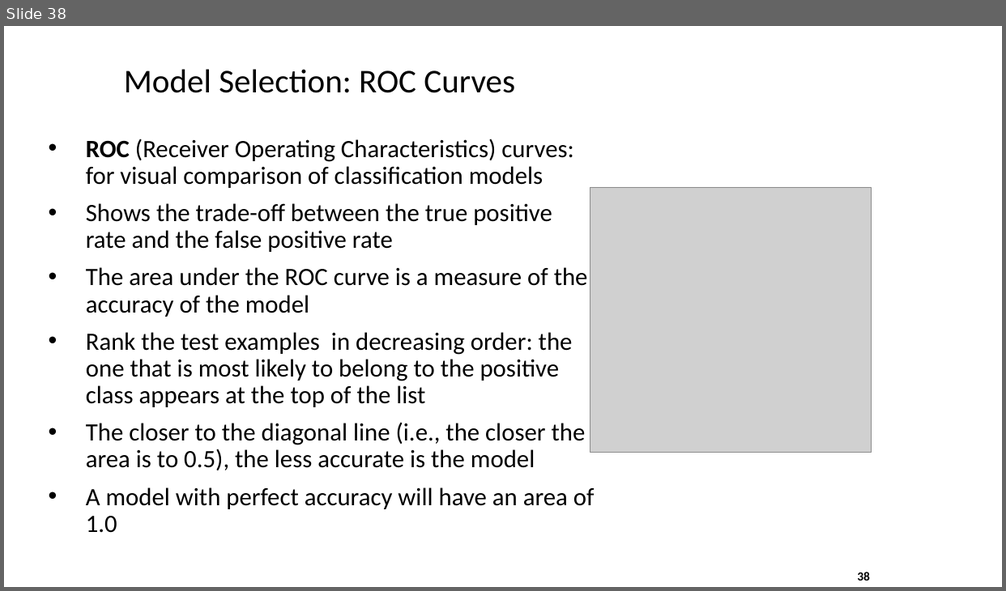
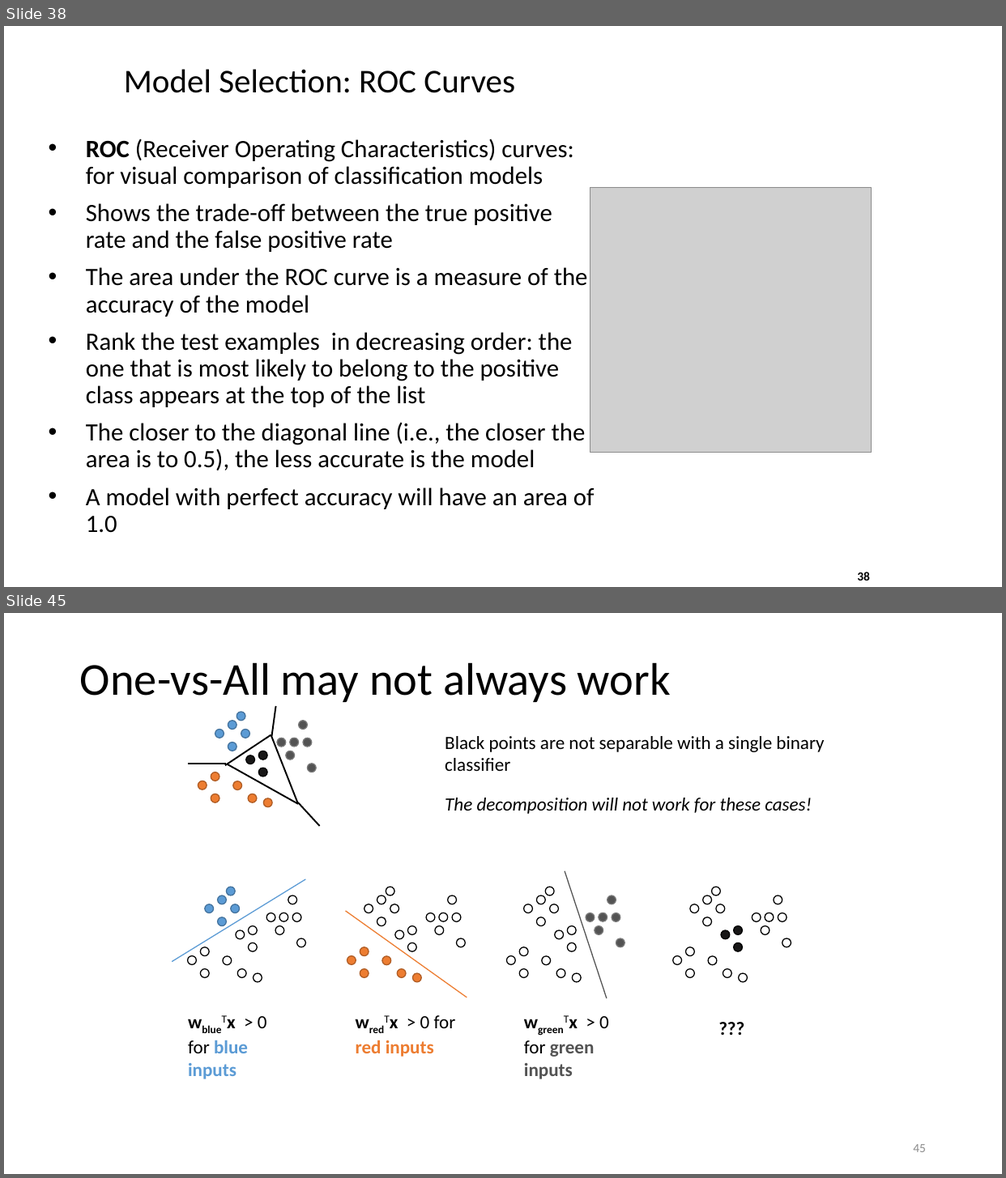
Before and after one commit to ramcdougal/cbb750, a slide deck: data mining/data mining 1.pptx. Shown one above the other, each under a label of ours: slide 38 before the commit, slides 38 and 45 after it; the slides between them are not shown. The pictures are 1006x591 and 1006x1178 pixels, drawn with LibreOffice and Linux fonts; fonts in the diff are those of the drawing; grey boxes stand for pictures. Boxes give left, top, right and bottom in pixels: in the first picture for what was removed or moved away, otherwise in the second. Text is boxed around its words. In the diff, an @@ line names an element or a change of style, - is before the commit and + after.

```diff
--- a/data mining/data mining 1.pptx
+++ b/data mining/data mining 1.pptx
@@ slide 45 added at (4, 613, 1002, 1174), background #FFFFFF @@
@@ title added at (80, 662, 671, 702), 44 pt, text #000000 @@
+One-vs-All may not always work
@@ group added at (198, 712, 316, 807): 20 ellipses @@
@@ text added at (445, 736, 824, 771), 18 pt, text #000000 @@
+Black points are not separable with a single binary classifier
@@ group added at (188, 706, 320, 826): 6 lines @@
@@ text added at (445, 798, 812, 814), 18 pt, text #000000, italic @@
+The decomposition will not work for these cases!
@@ group added at (172, 879, 305, 1080): 20 ellipses, 1 text, 1 line @@
+wblueTx > 0 for blue inputs
@@ group added at (345, 887, 467, 1057): 20 ellipses, 1 text, 1 line @@
+wredTx > 0 for red inputs
@@ group added at (506, 871, 625, 1080): 20 ellipses, 1 line, 1 text @@
+wgreenTx > 0 for green inputs
@@ group added at (673, 887, 791, 1043): 20 ellipses, 1 text @@
+???
@@ page number added at (913, 1144, 926, 1152), 12 pt, text #8C8C8C @@
+45
```
Also in this commit, not shown: 2 slides changed, 15 other slides added, 1 slide removed.
